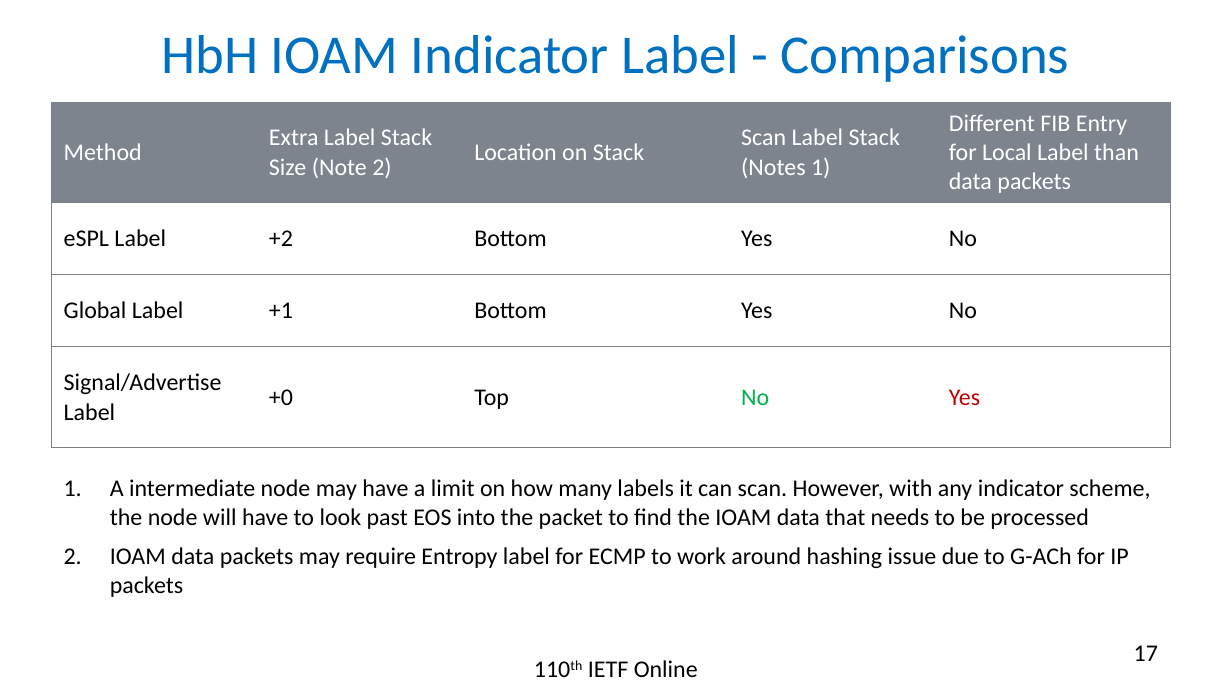
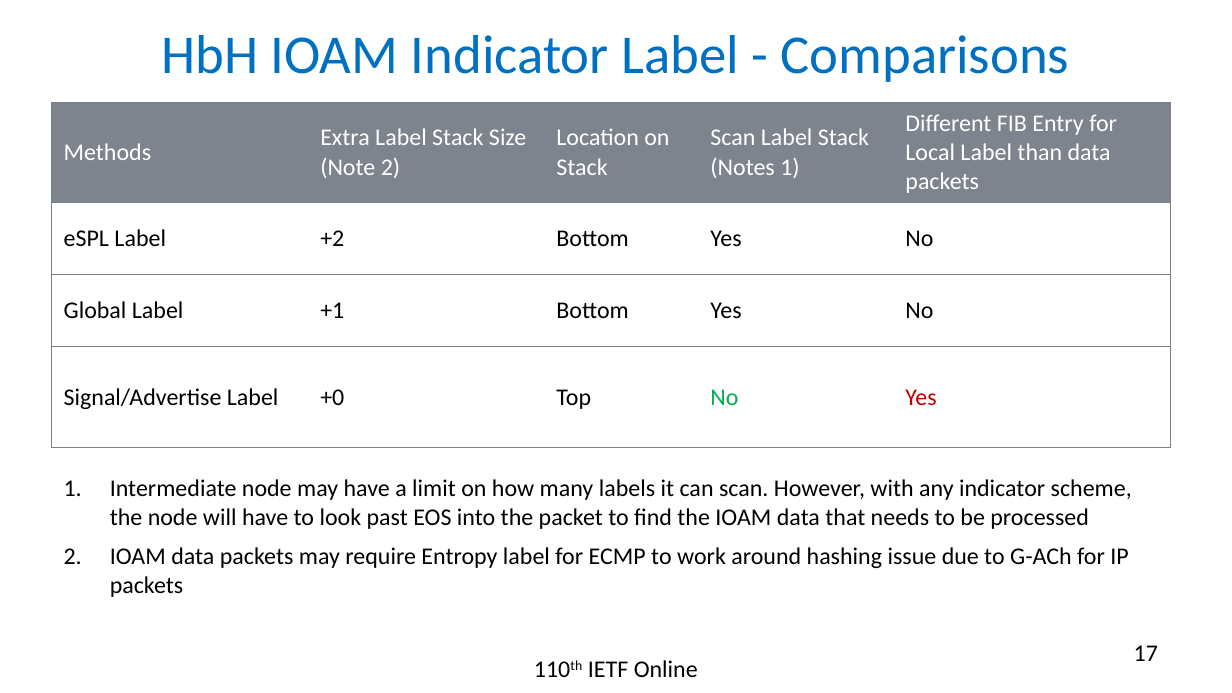
Before and after one commit to rakgandhi/ietf-slides, a slide deck: slide 17 of draft-gandhi-mpls-ioam-sr-06.pptx. Drawn at 1232x693 pixels with LibreOffice and Linux fonts; fonts in the diff are those of the drawing. Boxes give left, top, right and bottom in pixels: in the first picture for what was removed or moved away, otherwise in the second. Text is boxed around its words. In the diff, an @@ line names an element or a change of style, - is before the commit and + after.

```diff
--- a/draft-gandhi-mpls-ioam-sr-06.pptx
+++ b/draft-gandhi-mpls-ioam-sr-06.pptx
@@ table at (52,102,1170,446) @@
-row 1, column 1: Method
+row 1, column 1: Methods
@@ text at (110,479,1132,529): text changed @@
-1. A intermediate node may have a limit on how many labels it can scan. However, with any indicator scheme, the node will have to look past EOS into the packet to find the IOAM data that needs to be processed
+1. Intermediate node may have a limit on how many labels it can scan. However, with any indicator scheme, the node will have to look past EOS into the packet to find the IOAM data that needs to be processed
```
Also in this commit, not shown: 6 other slides changed, 1 other file.
